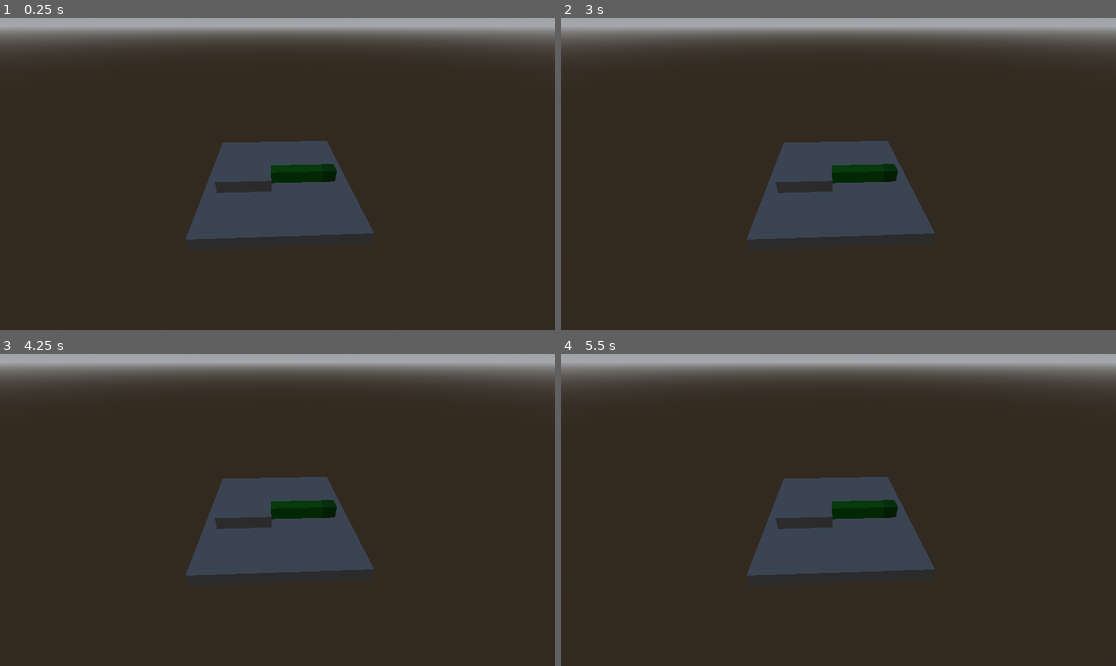
Above: before the commit, frames 1-4 (two rows, left to right).
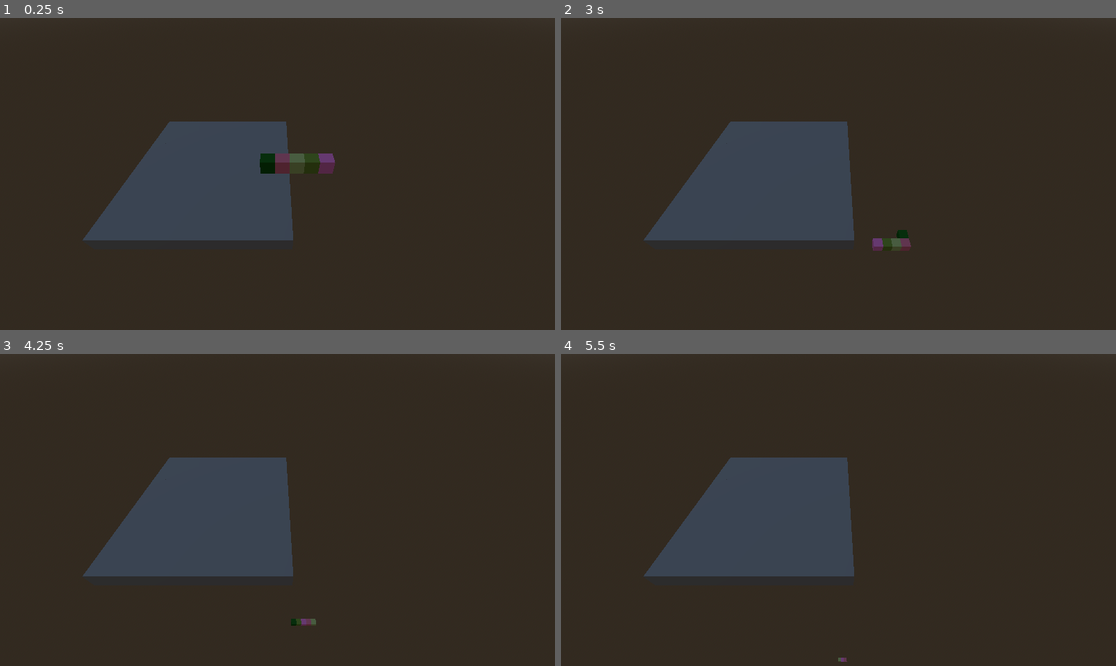
Above: after the commit, the same moments.

Repository: PedroSteinmacherEngelhardt/Snaker3000
Game: Godot game, scene res://world.tscn
The game is run twice, just before and just after one commit, with the same random seed, the same clock (stepped at 60 frames per second) and the same inputs.
Inputs:
- Up to frame 1 (0.25 s): no input
- Up to frame 2 (3 s): tap Enter at 0.5 s; hold D (move_east) 0.53-1.28 s; hold Shift (move_down) 1.28-2.03 s; hold D (move_east) 2.03-2.78 s; hold W (move_north) from 2.78 s (still down)
- Up to frame 3 (4.25 s): release W (move_north) at 3.53 s; hold A (move_west) from 3.53 s (still down)
- Up to frame 4 (5.5 s): tap Space (move_up) at 5 s; release A (move_west) at 5.03 s; hold Shift (move_down) from 5.03 s (still down)

The runs differ from the first frame. In frame 1, 19% of the frame differs, in the area x 0-100%, y 0-72%; in frame 2, 19%, in the area x 0-100%, y 0-75%; in frame 3, 19%; in frame 4, 19%.

Commit message:
Snake movement refined

Diff:
--- a/project.godot
+++ b/project.godot
@@ -11,7 +11,7 @@
 [application]
 
 config/name="Snaker3000"
-run/main_scene="uid://0pxfaj8xa0c0"
+run/main_scene="uid://dpkrwswhb7gdf"
 config/features=PackedStringArray("4.4", "GL Compatibility")
 config/icon="res://assets/icon.svg"
 
--- a/snake3000.tscn
+++ b/snake3000.tscn
@@ -21,7 +21,6 @@
 [node name="MeshInstance3D" type="MeshInstance3D" parent="Head"]
 mesh = SubResource("BoxMesh_5eypk")
 
-[node name="Body" type="Node3D" parent="."]
-
 [node name="Timer" type="Timer" parent="."]
+wait_time = 0.2
 one_shot = true
--- a/snake_3000.gd
+++ b/snake_3000.gd
@@ -3,19 +3,25 @@
 class_name Snake3000
 
 @export var initial_size: int = 3: set = _set_initial_size
-
 func _set_initial_size(value: int):
 	if value == initial_size:
 		return
 	initial_size = max(value, 1)
 	_setup_segments()
 
-var direction: get = _get_direction
+func _get_direction():
+	if not _input_buffer.is_empty():
+		return _input_buffer.pop_front()
 
-func _get_direction():
-	return null if _pressed_actions.keys().is_empty() else _pressed_actions.keys().front()
+	var keys = _pressed_actions.keys()
+	if not keys.is_empty():
+		return _actions_map[keys.front()]
 
-var _pressed_actions: = {}
+	return null
+
+
+var _input_buffer = []
+var _pressed_actions = {}
 
 const _actions_map: Dictionary[String, Vector3] = {
 	"move_north": Vector3.FORWARD,
@@ -26,45 +32,49 @@
 	"move_down": Vector3.DOWN,
 }
 
-var is_moving: bool = false
 
 var _segments: Array[Node3D] = []
+
 
 func _input(event):
 	for action in _actions_map.keys():
 		if event.is_action_pressed(action):
 			_pressed_actions[action] = null
-			_start_movement(print)
+			_input_buffer.append(_actions_map[action])
+			_movement_loop(_move)
 		if event.is_action_released(action):
 			_pressed_actions.erase(action)
 
 
-func _start_movement(handle_movement: Callable):
-	if is_moving:
+func _movement_loop(handle_movement: Callable):
+	if not $Timer.is_stopped():
 		return
 
-	is_moving = true
+	var direction = _get_direction()
 
-	if $Timer.is_stopped():
-		if not direction:
-			is_moving = false
-			return
+	if not direction:
+		return
 
-		handle_movement.call(direction)
+	handle_movement.call(direction)
+	$Timer.start()
+	await $Timer.timeout
+	_movement_loop(handle_movement)
 
-		$Timer.start()
 
-	while not _pressed_actions.is_empty():
-		await $Timer.timeout
+func _move(direction: Vector3):
+	direction =  direction.rotated(Vector3.UP, get_viewport().get_camera_3d().rotation.y)
 
-		if not direction:
-			break
+	position += direction
 
-		handle_movement.call(direction)
+	direction = direction.rotated(Vector3.UP, rotation.y)
 
-		$Timer.start()
+	var back = _segments.pop_back()
+	back.position = -direction
 
-	is_moving = false
+	for segment in _segments:
+		segment.position -= direction
+
+	_segments.push_front(back)
 
 
 func _ready():
@@ -99,14 +109,14 @@
 	model.mesh = box_mesh
 
 	var material = StandardMaterial3D.new()
-	material.albedo_color = Color(0.0, 0.5, 0.0)
+	material.albedo_color = Color(randf(), randf(), randf())
 
 	box_mesh.material = material
 
 	segment.add_child(model)
 	add_child(segment)
 
-	segment.position = Vector3(1, 0, 0) * (_segments.size())
+	segment.position = Vector3(0, 0, 1) * (_segments.size())
 
 
 func grow():
--- a/world.tscn
+++ b/world.tscn
@@ -15,7 +15,7 @@
 [node name="World" type="Node3D"]
 
 [node name="Camera3D" type="Camera3D" parent="."]
-transform = Transform3D(0.0392594, -0.587337, 0.808389, 0, 0.809013, 0.587791, -0.999229, -0.0230763, 0.0317614, 12.9214, 9.39532, 0.507678)
+transform = Transform3D(-4.37114e-08, -0.700909, 0.71325, 0, 0.71325, 0.700909, -1, 3.06377e-08, -3.11772e-08, 10.6151, 9.39532, -4.67256)
 
 [node name="WorldEnvironment" type="WorldEnvironment" parent="."]
 environment = SubResource("Environment_fj7yv")
@@ -25,9 +25,9 @@
 mesh_library = ExtResource("1_fj7yv")
 cell_size = Vector3(1, 1, 1)
 data = {
-"cells": PackedInt32Array(65530, 65531, 0, 65530, 65532, 0,  …(1616 unchanged characters)… 1, 0, 5, 2, 0, 5, 3, 0, 5, 4, 0, 5, 5, 0, 131070, 4, 0, 131071, 4, 0, 65536, 4, 0, 65537, 4, 0, 65537, 3, 0, 65537, 2, 0, 65537, 1, 0, 65536, 1, 0, 131071, 1, 0, 131070, 1, 0, 131070, 2, 0, 131070, 3, 0, 131071, 3, 0, 65536, 3, 0, 65536, 2, 0, 131071, 2, 0)
+"cells": PackedInt32Array(65530, 65531, 0, 65530, 65532, 0,  …(1616 unchanged characters)… 1, 0, 5, 2, 0, 5, 3, 0, 5, 4, 0, 5, 5, 0)
 }
 metadata/_editor_floor_ = Vector3(0, 1, 0)
 
 [node name="Snake3000" parent="." instance=ExtResource("2_tlwt5")]
-transform = Transform3D(-4.37114e-08, 0, -1, 0, 1, 0, 1, 0, -4.37114e-08, 0, 0, -4)
+transform = Transform3D(-1, 0, 8.74228e-08, 0, 1, 0, -8.74228e-08, 0, -1, 0, 0, -4)
Not shown, added: assets/icon.svg.import
Not shown: 1 places in assets/meshlibrary.tres that only renumber resources
Not shown: 1 places in snake3000.tscn that only renumber resources
Not shown: 1 places in world.tscn that only renumber resources
Not shown, changed: .gitignore
